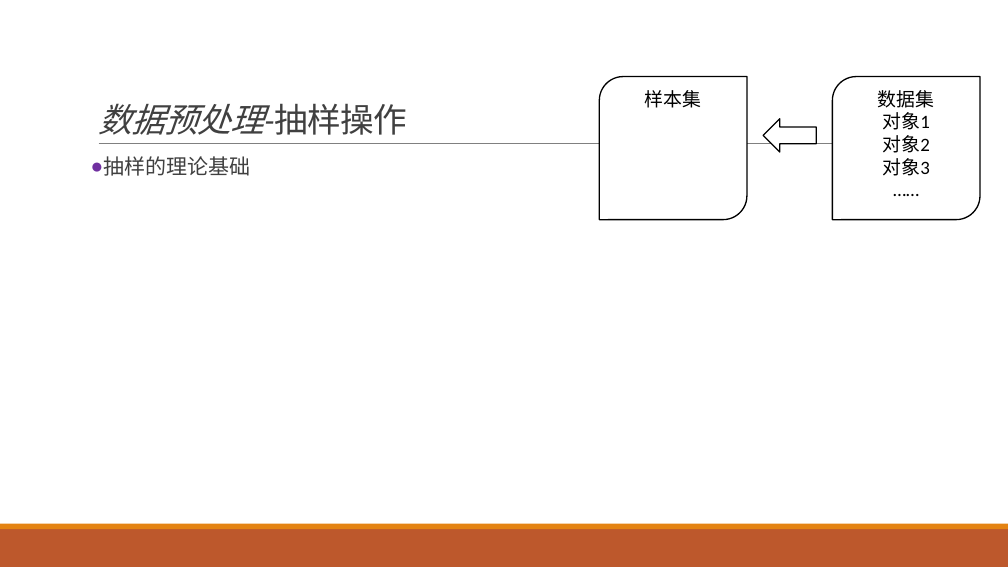
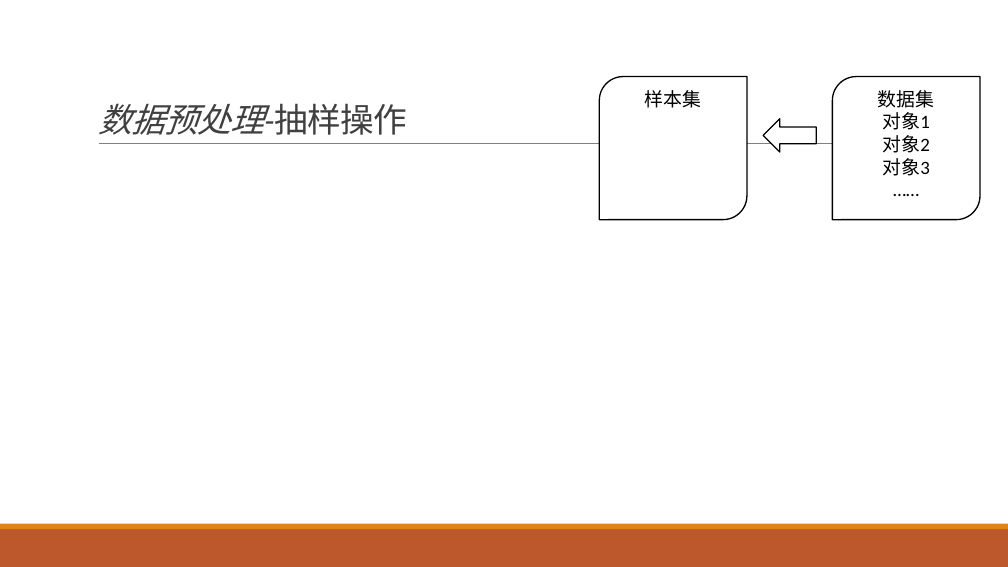
Before and after one commit to exoplanetX/DataAnalytics, a slide deck: slide 5 of 数据分析-3-探索性分析.pptx. Drawn at 1008x567 pixels with LibreOffice and Linux fonts; fonts in the diff are those of the drawing. Boxes give left, top, right and bottom in pixels: in the first picture for what was removed or moved away, otherwise in the second. Text is boxed around its words. In the diff, an @@ line names an element or a change of style, - is before the commit and + after.

```diff
--- a/数据分析-3-探索性分析.pptx
+++ b/数据分析-3-探索性分析.pptx
@@ text removed at box(103, 156, 250, 176) @@
-● 抽样的理论基础
```
Also in this commit, not shown: 5 other slides changed, 1 other file.
